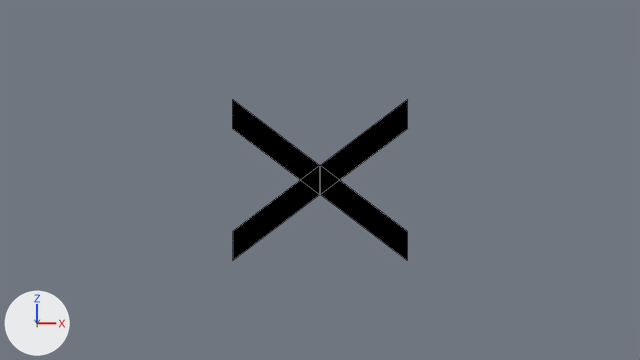
The Blender file office/map/failure.blend as it was, and as the next commit left it.
Both versions are drawn from the file's camera 'Camera'. Lighting does not change. The marker at lower left points along +X, +Y and +Z. Mesh edges are drawn as thin lines.
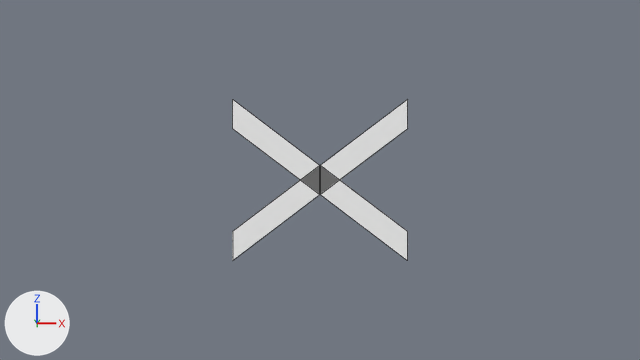
What differs and where, as boxes [x1, y1, x2, y2] in the pictures (640 x 360 px):
'Cube', recoloured (black to white): [232, 165, 407, 261] in both
'Cube.001', recoloured (black to white): [233, 99, 408, 180] in both

Patch to the scene script:
```diff
--- a/office/map/failure.blend.py
+++ b/office/map/failure.blend.py
@@ mat_material @@
 mat_material = principled_material('Material')
-mat_material.base_color = (0.0, 0.0, 0.0)  # black #000000
+mat_material.base_color = (1.0, 1.0, 1.0)  # white #ffffff
 mat_material.roughness = 1.0
```
